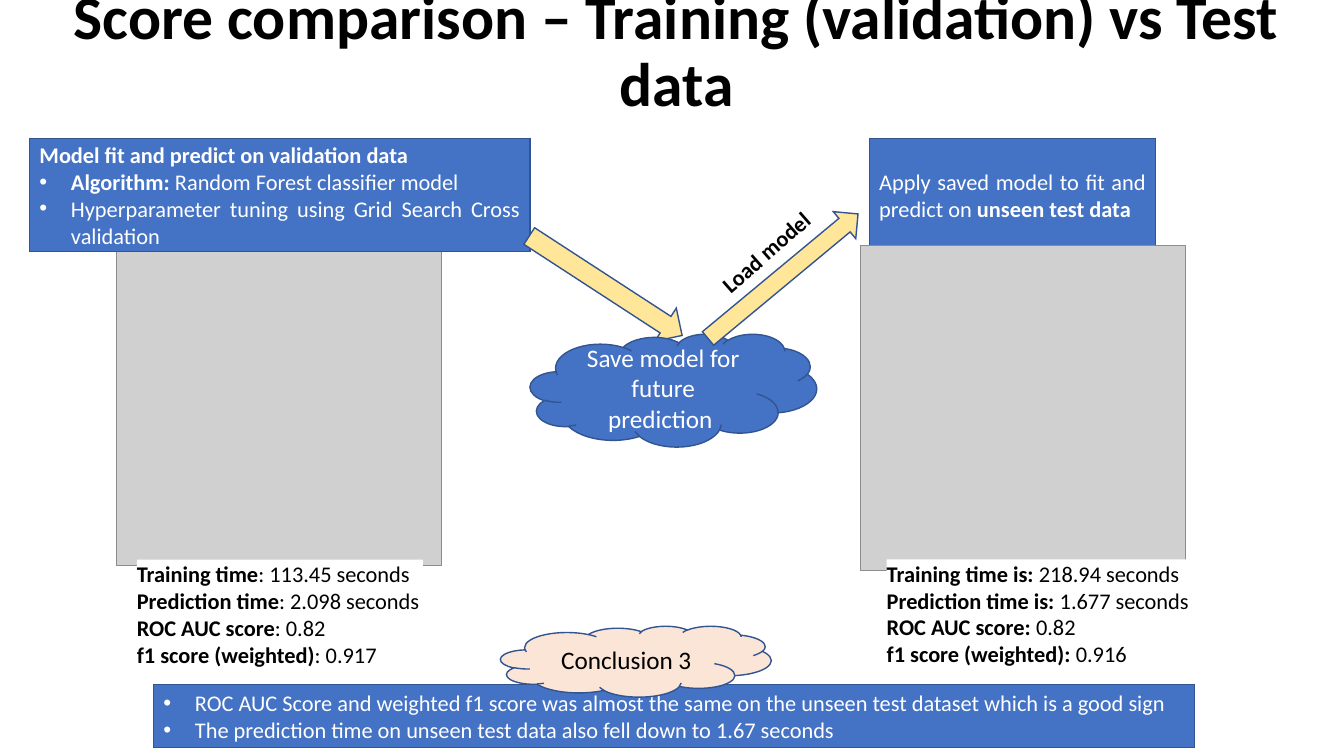
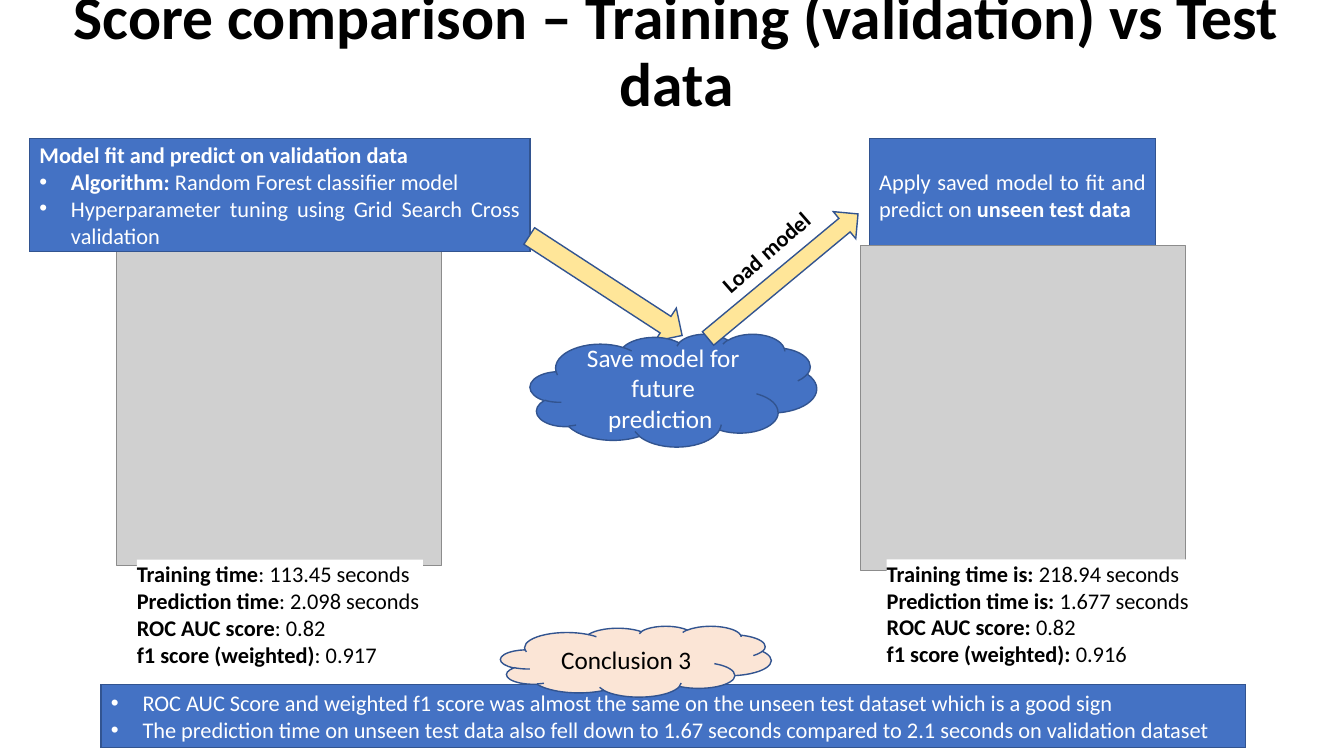
Before and after one commit to shalin4788/Springboard-Do-not-refer-, a slide deck: slide 14 of Capstone Two/reports/Capstone_Presentation.pptx. Drawn at 1344x756 pixels with LibreOffice and Linux fonts; fonts in the diff are those of the drawing; grey boxes stand for pictures. Boxes give left, top, right and bottom in pixels: in the first picture for what was removed or moved away, otherwise in the second. Text is boxed around its words. In the diff, an @@ line names an element or a change of style, - is before the commit and + after.

```diff
--- a/Capstone Two/reports/Capstone_Presentation.pptx
+++ b/Capstone Two/reports/Capstone_Presentation.pptx
@@ rectangle "ROC AUC Score and weighted ...": place and size @@
-rectangle "ROC AUC Score and weighted ..." at bbox=[153, 685, 1195, 748]
+rectangle "ROC AUC Score and weighted ..." at bbox=[101, 685, 1245, 748]
@@ text in rectangle at bbox=[143, 722, 1208, 742]: text changed @@
-• The prediction time on unseen test data also fell down to 1.67 seconds
+• The prediction time on unseen test data also fell down to 1.67 seconds compared to 2.1 seconds on validation dataset
```
Also in this commit, not shown: 7 other slides changed.
